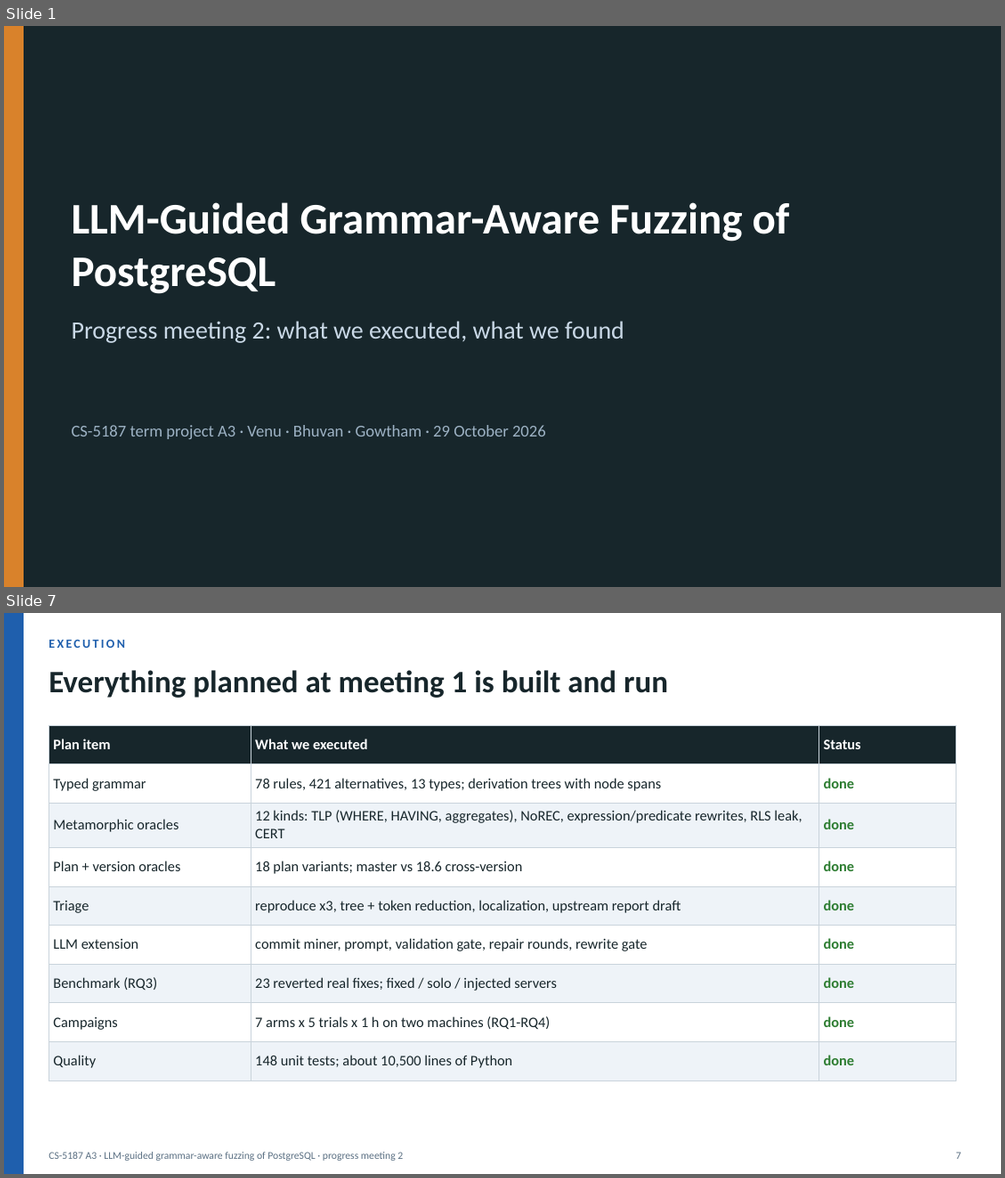
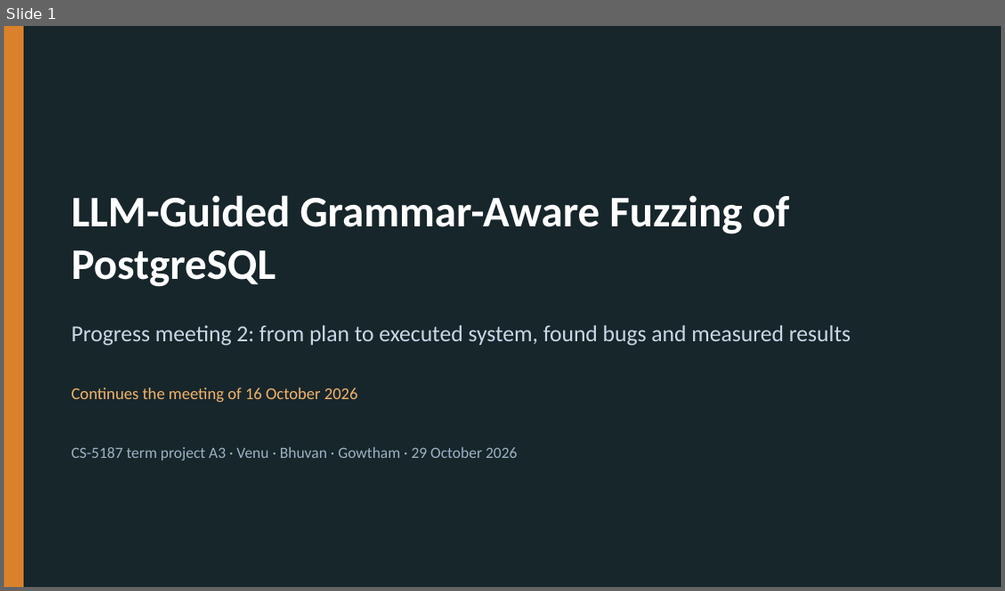
Before and after one commit to v28k/cs5187-term-project, a slide deck: docs/meeting2/deck/progress_meeting2.pptx. Shown one above the other, each under a label of ours: slides 1 and 7 before the commit, slide 1 after it; the slides between them are not shown. The pictures are 1005x1178 and 1005x591 pixels, drawn with LibreOffice and Linux fonts; fonts in the diff are those of the drawing. Boxes give left, top, right and bottom in pixels: in the first picture for what was removed or moved away, otherwise in the second. Text is boxed around its words. In the diff, an @@ line names an element or a change of style, - is before the commit and + after.

```diff
--- a/docs/meeting2/deck/progress_meeting2.pptx
+++ b/docs/meeting2/deck/progress_meeting2.pptx
@@ slide 7 removed at (4, 613, 1001, 1174), background #FFFFFF @@
@@ rectangle removed at (4, 613, 23, 1174) @@
@@ text removed at (48, 640, 125, 648) @@
-EXECUTION
@@ text removed at (48, 670, 668, 698) @@
-Everything planned at meeting 1 is built and run
@@ table removed at (48, 725, 956, 1071), 9 rows, 3 columns @@
-Plan item | What we executed | Status
-Typed grammar | 78 rules, 421 alternatives, 13 types; derivation trees with node spans | done
-Metamorphic oracles | 12 kinds: TLP (WHERE, HAVING, aggregates), NoREC, expression/predicate rewrites, RLS leak, CERT | done
-Plan + version oracles | 18 plan variants; master vs 18.6 cross-version | done
-Triage | reproduce x3, tree + token reduction, localization, upstream report draft | done
-LLM extension | commit miner, prompt, validation gate, repair rounds, rewrite gate | done
-Benchmark (RQ3) | 23 reverted real fixes; fixed / solo / injected servers | done
-Campaigns | 7 arms x 5 trials x 1 h on two machines (RQ1-RQ4) | done
-Quality | 148 unit tests; about 10,500 lines of Python | done
@@ text removed at (48, 1151, 403, 1160) @@
-CS-5187 A3 · LLM-guided grammar-aware fuzzing of PostgreSQL · progress meeting 2
@@ text removed at (955, 1151, 961, 1159) @@
-7
@@ slide 1 changed as well @@
@@ text "LLM-Guided Grammar-Aware Fuzzing of PostgreSQL": place and size @@
-text "LLM-Guided Grammar-Aware Fuzzing of PostgreSQL" at (72, 202, 790, 294)
+text "LLM-Guided Grammar-Aware Fuzzing of PostgreSQL" at (72, 195, 790, 287)
@@ text at (72, 325, 850, 346): text changed; size 24 to 22 pt @@
-Progress meeting 2: what we executed, what we found
+Progress meeting 2: from plan to executed system, found bugs and measured results
@@ text added at (72, 387, 358, 402), 16 pt, text #F2B36B @@
+Continues the meeting of 16 October 2026
@@ text "CS-5187 term project A3 · ...": place and size @@
-text "CS-5187 term project A3 · ..." at (72, 425, 546, 439)
+text "CS-5187 term project A3 · ..." at (72, 447, 517, 460)
@@ text "CS-5187 term project A3 · ..." at (72, 447, 517, 460): size 16 to 15 pt @@
```
Also in this commit, not shown: 10 other slides changed, 12 slides added, 6 other slides removed, 6 other files.
